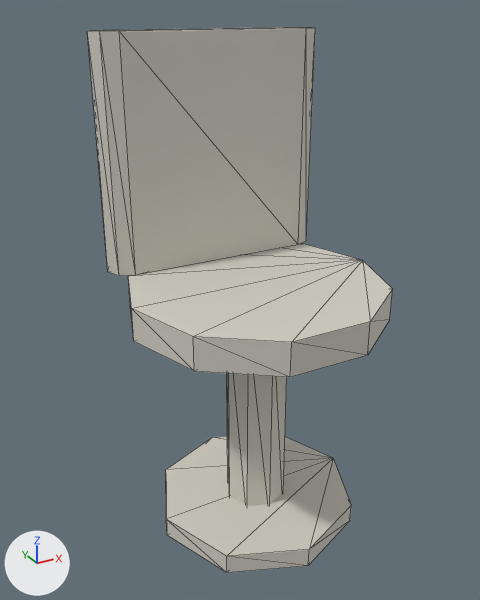
The glTF model assets/kit_bruyeres/MOB_chaise.glb, before and after one commit.
Camera for both pictures: a camera (50 mm lens) standing at (-0.326, -1.203, 0.955) and looking at (0.213, -0.223, 0.464). Arrows for +X, +Y and +Z are at lower left; the lights stay in place. The older version comes first. Mesh edges are drawn as thin lines. Where no turn or scale is listed for an object, it has been applied to the vertices.

The first picture shows 'geometry_0'.
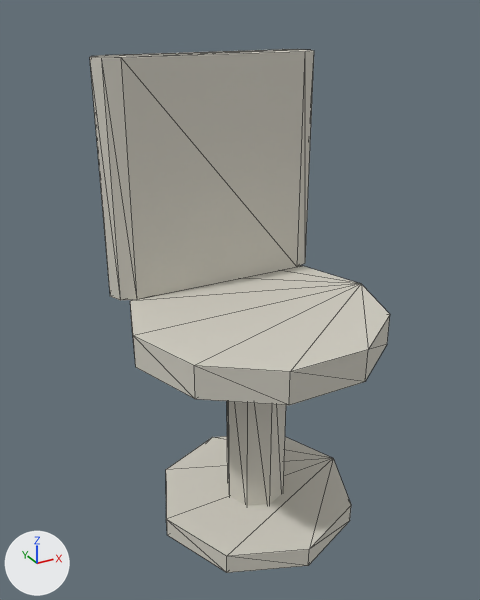
Location of each change, [x1, y1, x2, y2] in pixels of the pictures (480 x 600 px; the box of a moved part takes in the faces that stretch with it):
'geometry_0', reshaped: before [87, 27, 392, 573]; after [90, 49, 390, 573]
part 1 of me_geometry_0, moved or reshaped: before [128, 243, 392, 377]; after [130, 266, 390, 405]
part 2 of me_geometry_0, moved or reshaped: before [87, 27, 315, 276]; after [90, 49, 314, 300]
part 3 of me_geometry_0, moved or reshaped: before [227, 373, 287, 506]; after [227, 401, 286, 506]

Diff of the bpy script that builds the scene:
```diff
--- a/assets/kit_bruyeres/MOB_chaise.glb.py
+++ b/assets/kit_bruyeres/MOB_chaise.glb.py
@@ me_geometry_0 @@
 # used by ob_geometry_0; location = (0.0, 0.0, 0.0)
 # before: 48 (0.3, -0.24, 0.44), 49 (0.282, -0.282, 0.44), 50 (0.24, -0.3, 0.44), 51 (0.198, -0.282, 0.44), 52 (0.18, -0.24, 0.44)
 # before: 53 (0.198, -0.198, 0.44), 54 (0.24, -0.18, 0.44), 55 (0.282, -0.198, 0.44)
-me_geometry_0.from_pydata(...)  # 72 vertices, 128 faces; spans x 0.0..0.48, y -0.468..-0.012, z 0.0..0.92
+me_geometry_0.from_pydata(...)  # 72 vertices, 128 faces; spans x 0.0..0.48, y -0.468..-0.012, z 0.0..0.88
+# me_geometry_0 part 1: the loose piece of 20 vertices spanning x 0.0..0.48, y -0.468..-0.012, z 0.44..0.5 is moved by (0.0, 0.0, -0.05)
+# me_geometry_0 part 2: the loose piece of 20 vertices spanning x 0.02..0.46, y -0.1..-0.02, z 0.5..0.92 is scaled about its middle by (1, 1, 1.02), then moved by (0.0, 0.0, -0.045)
+# me_geometry_0 part 3
+for i in [*range(48, 56)]: me_geometry_0.vertices[i].co += Vector((0.0, 0.0, -0.05))
 me_geometry_0.materials.append(mat_pierrebruyeres)
```
